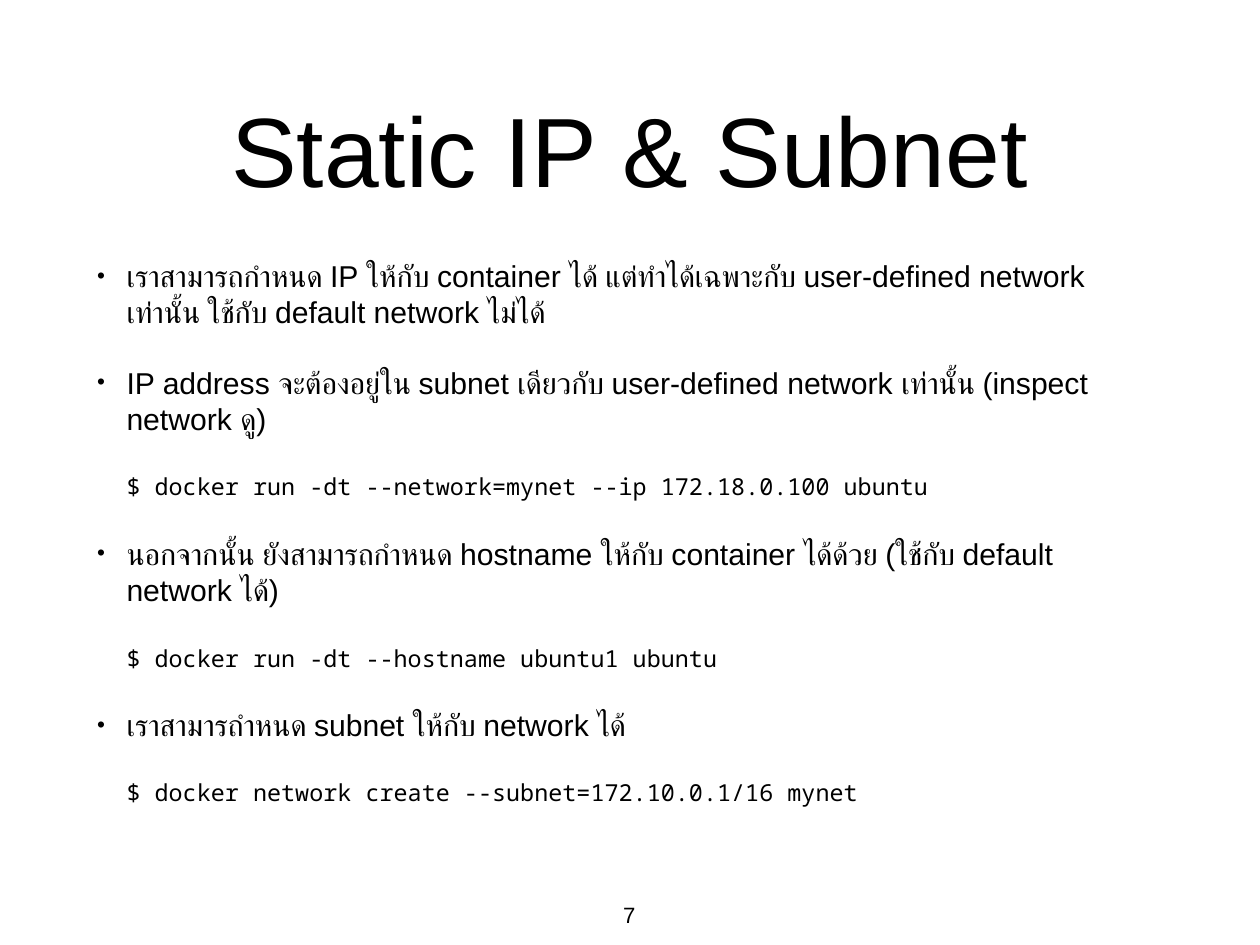
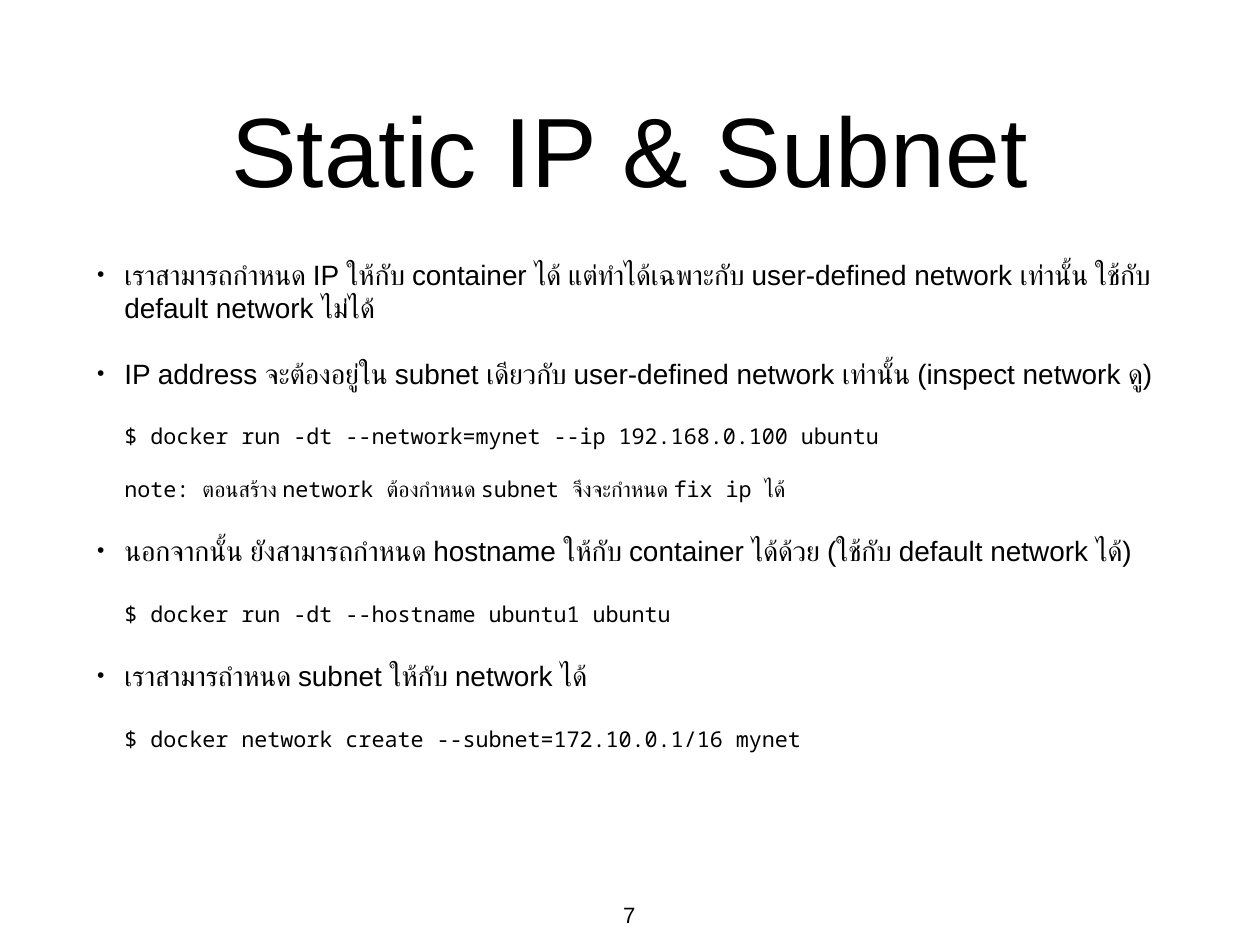
Before and after one commit to olarn/Docker-Training, a slide deck: slide 7 of Powerpoint/04.DockerNetwork.pptx. Drawn at 1260x945 pixels with LibreOffice and Linux fonts; fonts in the diff are those of the drawing. Boxes give left, top, right and bottom in pixels: in the first picture for what was removed or moved away, otherwise in the second. Text is boxed around its words. In the diff, an @@ line names an element or a change of style, - is before the commit and + after.

Commit message:
fix typo, fix network lab that cannot assign fix ip address.

```diff
--- a/Powerpoint/04.DockerNetwork.pptx
+++ b/Powerpoint/04.DockerNetwork.pptx
@@ text at <box>124,263,1150,753</box>: size 24.5 to 22.7 pt in "เราสามารถกำหนด IP ให้กับ container ได้ แต่ทำได้เฉพาะกับ user ...", "นอกจากนั้น ยังสามารถกำหนด hostname ให้กับ container ได้ด้วย  ...", "เราสามารถำหนด subnet ให้กับ network ได้"; size 19 to 17.6 pt in "$ docker run -dt --hostname ubuntu1 ubuntu", "$ docker network create --subnet=172.10.0.1/16 mynet"; indent changed; less space between paragraphs @@
@@ text at <box>124,362,1152,503</box>: text changed; size 24.5 to 17.6 pt; font Arial to Noto Sans Mono @@
-• IP address จะต้องอยู่ใน subnet เดียวกับ user-defined network เท่านั้น (inspect network ดู)
-  $ docker run -dt --network=mynet --ip 172.18.0.100 ubuntu
+• IP address จะต้องอยู่ใน subnet เดียวกับ user-defined network เท่านั้น (inspect network ดู)
+  $ docker run -dt --network=mynet --ip 192.168.0.100 ubuntu
+  note: ตอนสร้าง network ต้องกำหนด subnet จึงจะกำหนด fix ip ได้
```
Also in this commit, not shown: 1 other slide changed, 14 other files.
